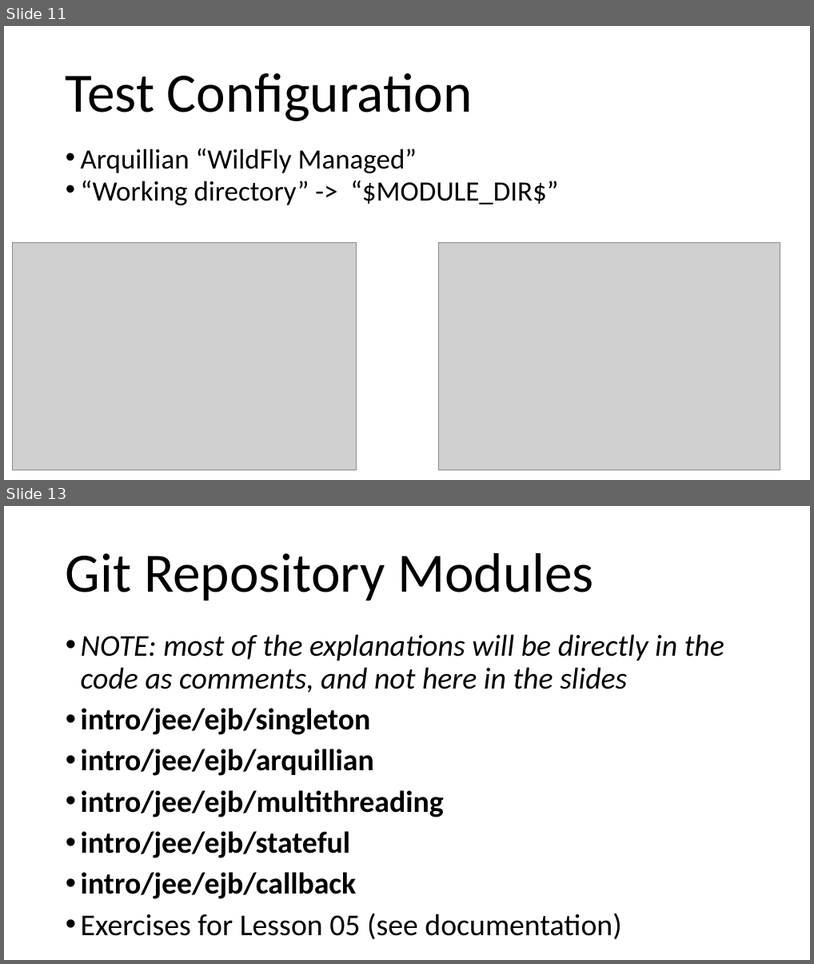
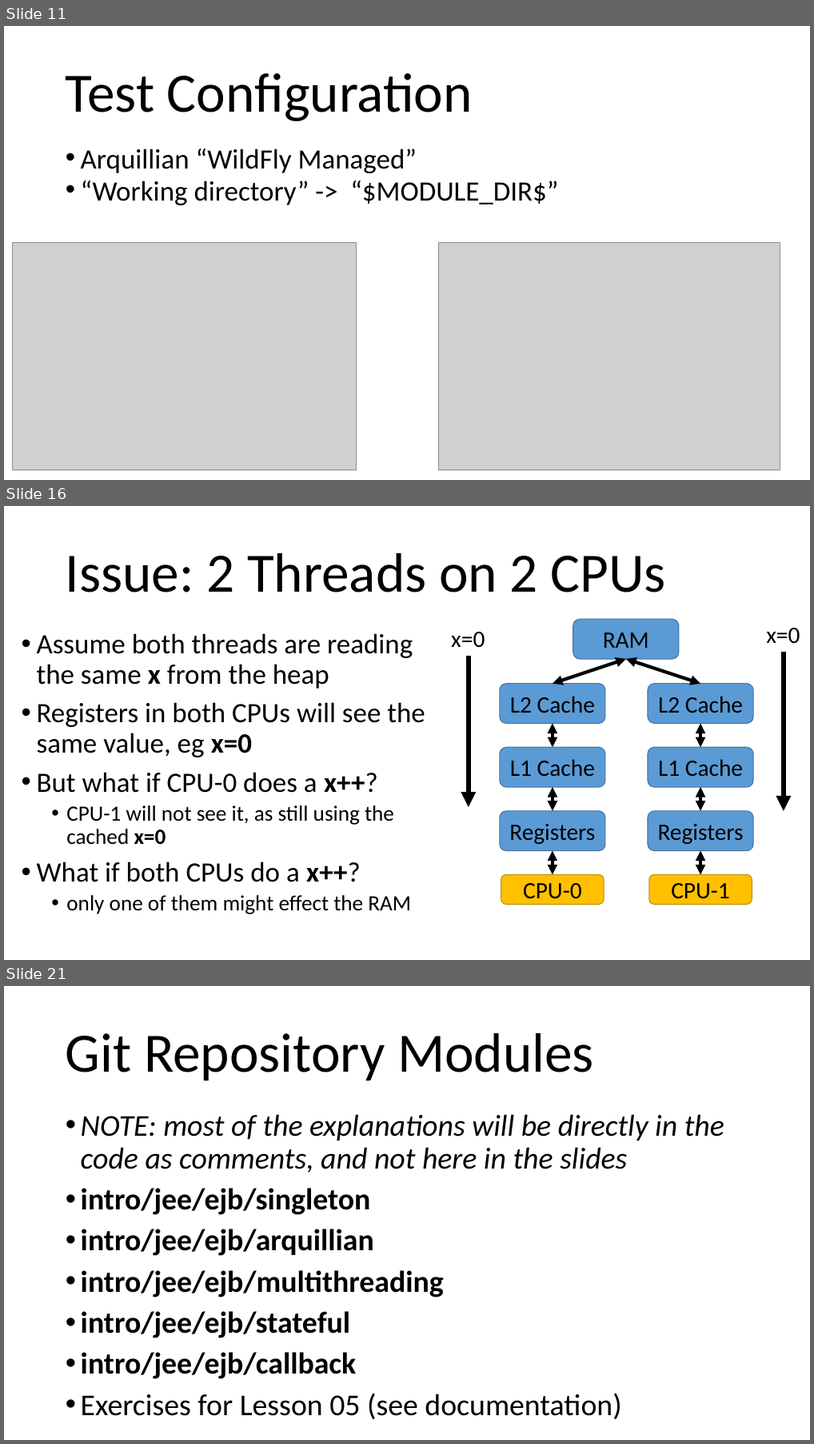
Before and after one commit to arcuri82/testing_security_development_enterprise_systems, a slide deck: doc/intro/slides/lesson_05_ejb.pptx. Shown one above the other, each under a label of ours: slides 11 and 13 before the commit, slides 11, 16 and 21 after it; the slides between them are not shown. The pictures are 814x964 and 814x1444 pixels, drawn with LibreOffice and Linux fonts; fonts in the diff are those of the drawing; grey boxes stand for pictures. Boxes give left, top, right and bottom in pixels: in the first picture for what was removed or moved away, otherwise in the second. Text is boxed around its words. In the diff, an @@ line names an element or a change of style, - is before the commit and + after.

```diff
--- a/doc/intro/slides/lesson_05_ejb.pptx
+++ b/doc/intro/slides/lesson_05_ejb.pptx
@@ slide 16 added at [4,506,810,960], background #FFFFFF @@
@@ title added at [66,553,666,592], 66 pt, text #000000 @@
+Issue: 2 Threads on 2 CPUs
@@ rounded rectangle added at [574,619,680,659], fill #5B9BD5, outline #43739E 1 pt, 28 pt, text #000000 @@
+RAM
@@ text added at [37,633,425,914], 33.3 pt, text #000000 @@
+• Assume both threads are reading the same x from the heap
+• Registers in both CPUs will see the same value, eg x=0
+• But what if CPU-0 does a x++?
+  • CPU-1 will not see it, as still using the cached x=0
+• What if both CPUs do a x++?
+  • only one of them might effect the RAM
@@ text added at [451,632,485,647], 28 pt, text #000000 @@
+x=0
@@ text added at [766,628,800,643], 28 pt, text #000000 @@
+x=0
@@ arrow added from (469, 656) to (469, 807), #000000 6 pt @@
@@ double arrow added from (626, 659) to (553, 684), #000000 4 pt @@
@@ double arrow added from (626, 659) to (701, 684), #000000 4 pt @@
@@ arrow added from (784, 651) to (784, 811), #000000 6 pt @@
@@ rounded rectangle added at [500,684,606,723], fill #5B9BD5, outline #43739E 1 pt, 28 pt, text #000000 @@
+L2 Cache
@@ rounded rectangle added at [648,684,754,723], fill #5B9BD5, outline #43739E 1 pt, 28 pt, text #000000 @@
+L2 Cache
@@ double arrow added from (553, 723) to (553, 747), #000000 4 pt @@
@@ double arrow added from (701, 723) to (701, 747), #000000 4 pt @@
@@ rounded rectangle added at [500,747,606,787], fill #5B9BD5, outline #43739E 1 pt, 28 pt, text #000000 @@
+L1 Cache
@@ rounded rectangle added at [648,747,754,787], fill #5B9BD5, outline #43739E 1 pt, 28 pt, text #000000 @@
+L1 Cache
@@ double arrow added from (553, 787) to (553, 811), #000000 4 pt @@
@@ double arrow added from (701, 787) to (701, 811), #000000 4 pt @@
@@ rounded rectangle added at [500,811,606,851], fill #5B9BD5, outline #43739E 1 pt, 28 pt, text #000000 @@
+Registers
@@ rounded rectangle added at [648,811,754,851], fill #5B9BD5, outline #43739E 1 pt, 28 pt, text #000000 @@
+Registers
@@ double arrow added from (553, 851) to (553, 875), #000000 4 pt @@
@@ double arrow added from (701, 851) to (701, 875), #000000 4 pt @@
@@ rounded rectangle added at [502,875,604,904], fill #FFC000, outline #BD8E00 1 pt, 28 pt, text #000000 @@
+CPU-0
@@ rounded rectangle added at [650,875,752,904], fill #FFC000, outline #BD8E00 1 pt, 28 pt, text #000000 @@
+CPU-1
@@ what was slide 13 is now slide 21 @@
```
Also in this commit, not shown: 1 slide changed, 7 other slides added, 7 other files.
